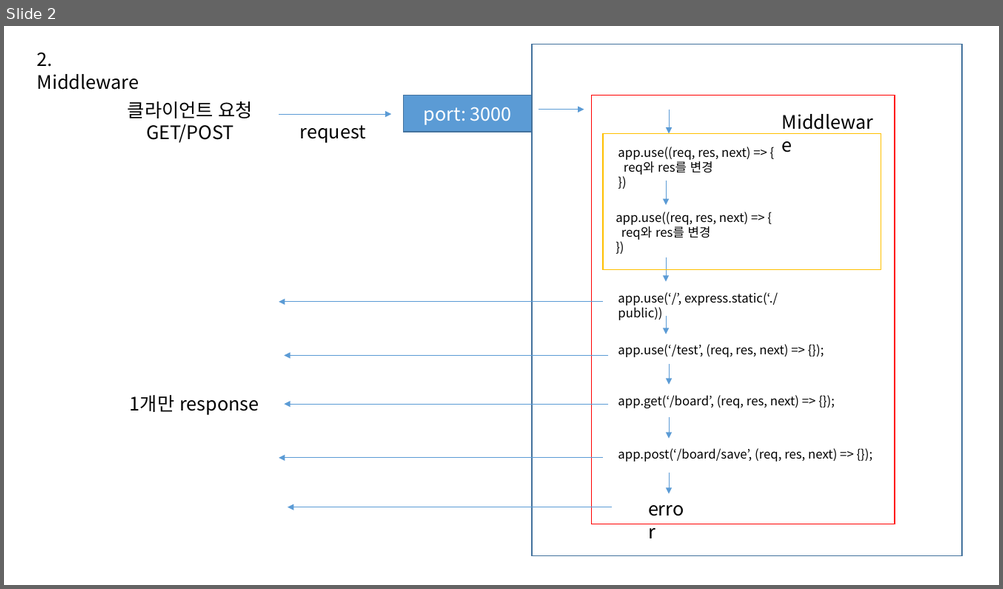
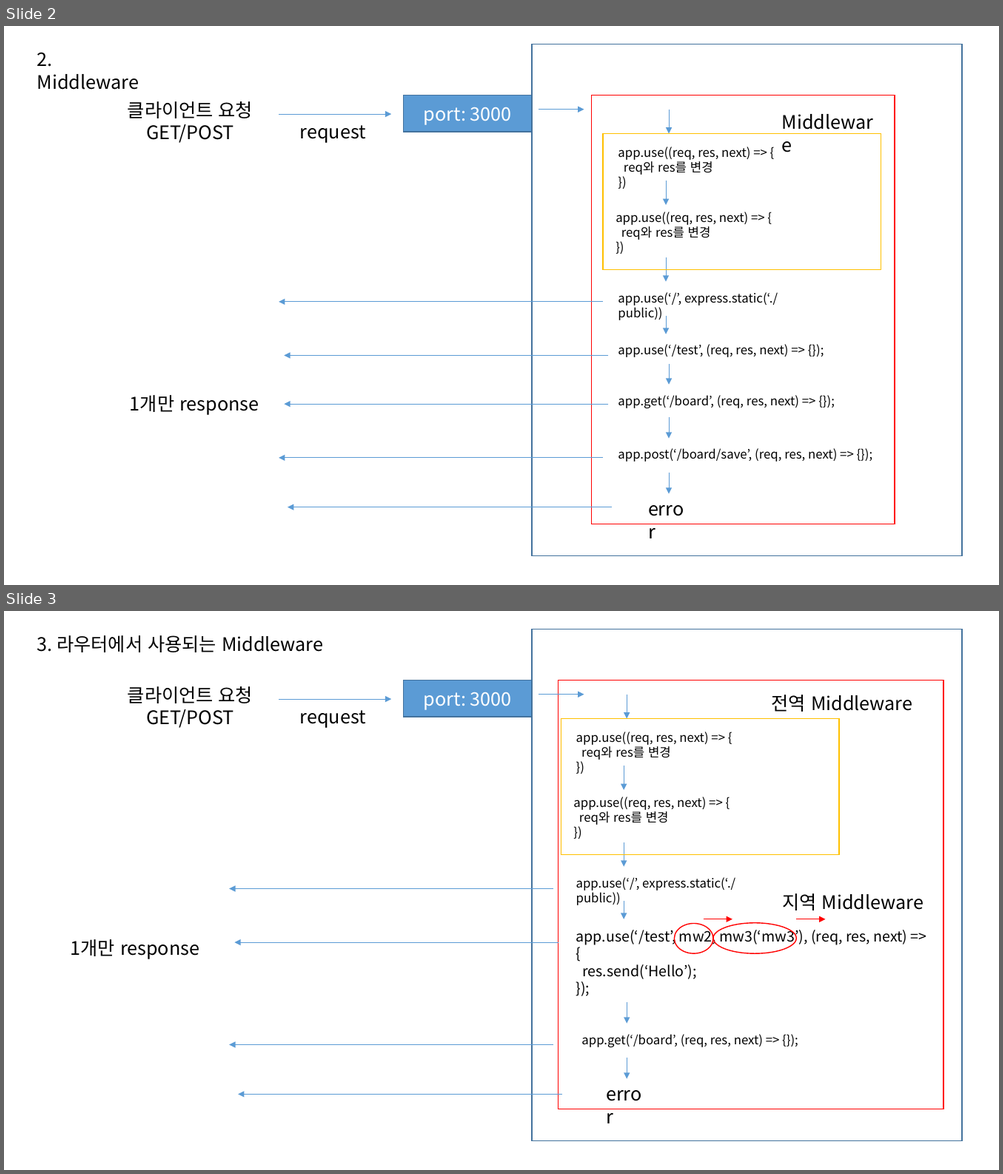
Before and after one commit to booldook/2021-sc-web-12-backend, a slide deck: 설명/Express01.pptx. Shown one above the other, each under a label of ours: slide 2 before the commit, slides 2 and 3 after it. The pictures are 1003x589 and 1003x1174 pixels, drawn with LibreOffice and Linux fonts; fonts in the diff are those of the drawing. Boxes give left, top, right and bottom in pixels: in the first picture for what was removed or moved away, otherwise in the second. Text is boxed around its words. In the diff, an @@ line names an element or a change of style, - is before the commit and + after.

```diff
--- a/설명/Express01.pptx
+++ b/설명/Express01.pptx
@@ slide 3 added at (4,611,999,1170), background #FFFFFF @@
@@ rectangle added at (532,629,962,1142), outline #43739E 1 pt @@
@@ text added at (37,635,323,652), 18 pt, text #000000 @@
+3. 라우터에서 사용되는 Middleware
@@ text added at (128,686,253,728), 18 pt, text #000000 @@
+클라이언트 요청
+GET/POST
@@ arrow added from (279, 699) to (391, 699), #5B9BD5 0.5 pt @@
@@ rectangle added at (403,681,532,717), fill #5B9BD5, outline #43739E 1 pt, 18 pt, text #FFFFFF @@
+port: 3000
@@ arrow added from (538, 695) to (583, 695), #5B9BD5 0.5 pt @@
@@ rectangle added at (558,681,943,1110), outline #FF0000 1 pt @@
@@ arrow added from (627, 695) to (627, 718), #5B9BD5 0.5 pt @@
@@ text added at (771,695,912,712), 18 pt, text #000000 @@
+전역 Middleware
@@ text added at (300,710,366,728), 18 pt, text #000000 @@
+request
@@ rectangle added at (560,718,839,854), outline #FFC000 1 pt @@
@@ text added at (576,732,708,760), 12 pt, text #000000 @@
+app.use((req, res, next) => {
+req와 res를 변경
+})
@@ arrow added from (624, 766) to (624, 790), #5B9BD5 0.5 pt @@
@@ text added at (573,797,706,825), 12 pt, text #000000 @@
+app.use((req, res, next) => {
+req와 res를 변경
+})
@@ arrow added from (624, 843) to (624, 867), #5B9BD5 0.5 pt @@
@@ arrow added from (553, 889) to (229, 889), #5B9BD5 0.5 pt @@
@@ text added at (576,877,735,906), 12 pt, text #000000 @@
+app.use(‘/’, express.static(‘./public))
@@ text added at (782,894,923,911), 18 pt, text #000000 @@
+지역 Middleware
@@ arrow added from (624, 901) to (624, 919), #5B9BD5 0.5 pt @@
@@ arrow added from (703, 919) to (732, 919), #FF0000 0.5 pt @@
@@ arrow added from (797, 919) to (825, 919), #FF0000 0.5 pt @@
@@ text added at (71,940,199,960), 18 pt, text #000000 @@
+1개만 response
@@ arrow added from (559, 943) to (235, 943), #5B9BD5 0.5 pt @@
@@ text added at (576,926,907,980), 14 pt, text #000000 @@
+app.use(‘/test’, mw2, mw3(‘mw3’), (req, res, next) => {
+res.send(‘Hello’);
+});
@@ ellipse added at (674,923,713,954), outline #FF0000 1 pt @@
@@ ellipse added at (713,923,796,954), outline #FF0000 1 pt @@
@@ arrow added from (627, 1002) to (627, 1024), #5B9BD5 0.5 pt @@
@@ arrow added from (553, 1045) to (229, 1045), #5B9BD5 0.5 pt @@
@@ text added at (581,1034,762,1048), 12 pt, text #000000 @@
+app.get(‘/board’, (req, res, next) => {});
@@ arrow added from (627, 1058) to (627, 1079), #5B9BD5 0.5 pt @@
@@ arrow added from (562, 1094) to (239, 1094), #5B9BD5 0.5 pt @@
@@ text added at (599,1079,654,1102), 18 pt, text #000000 @@
+error
```
Also in this commit, not shown: 1 other file.
